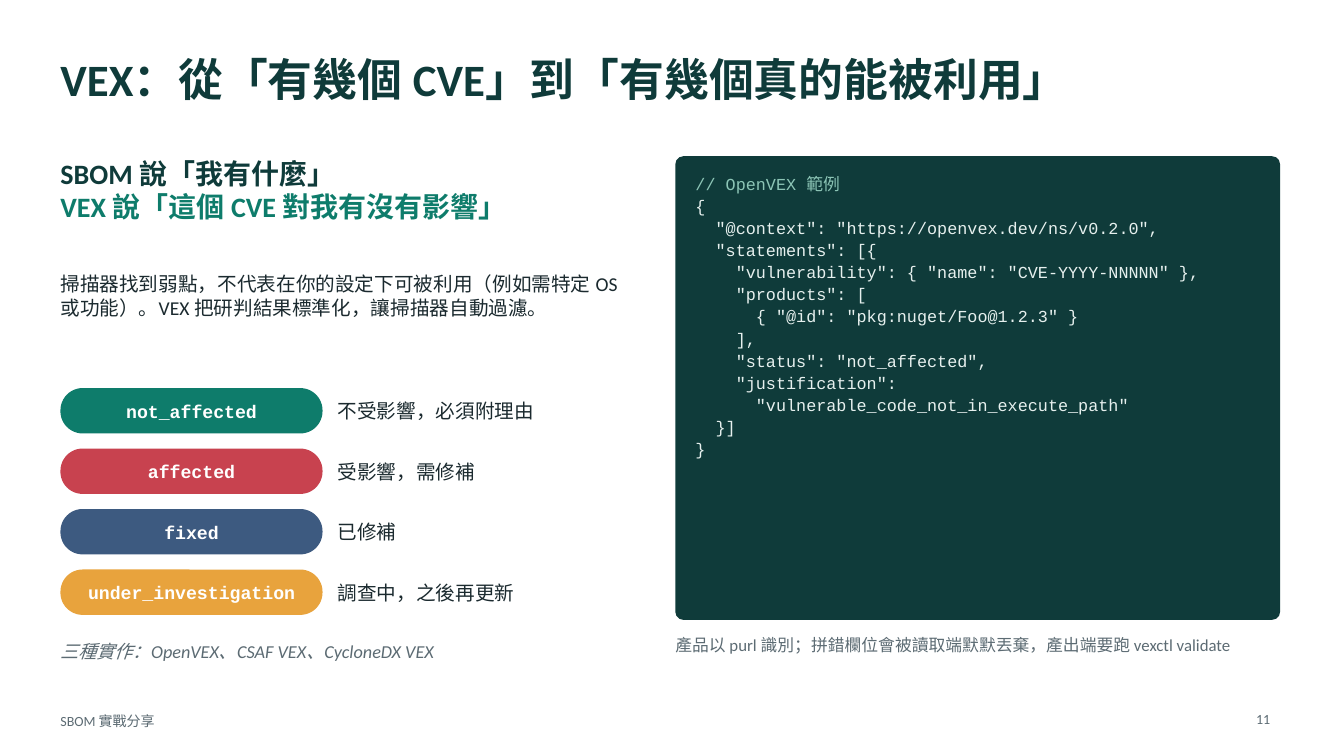
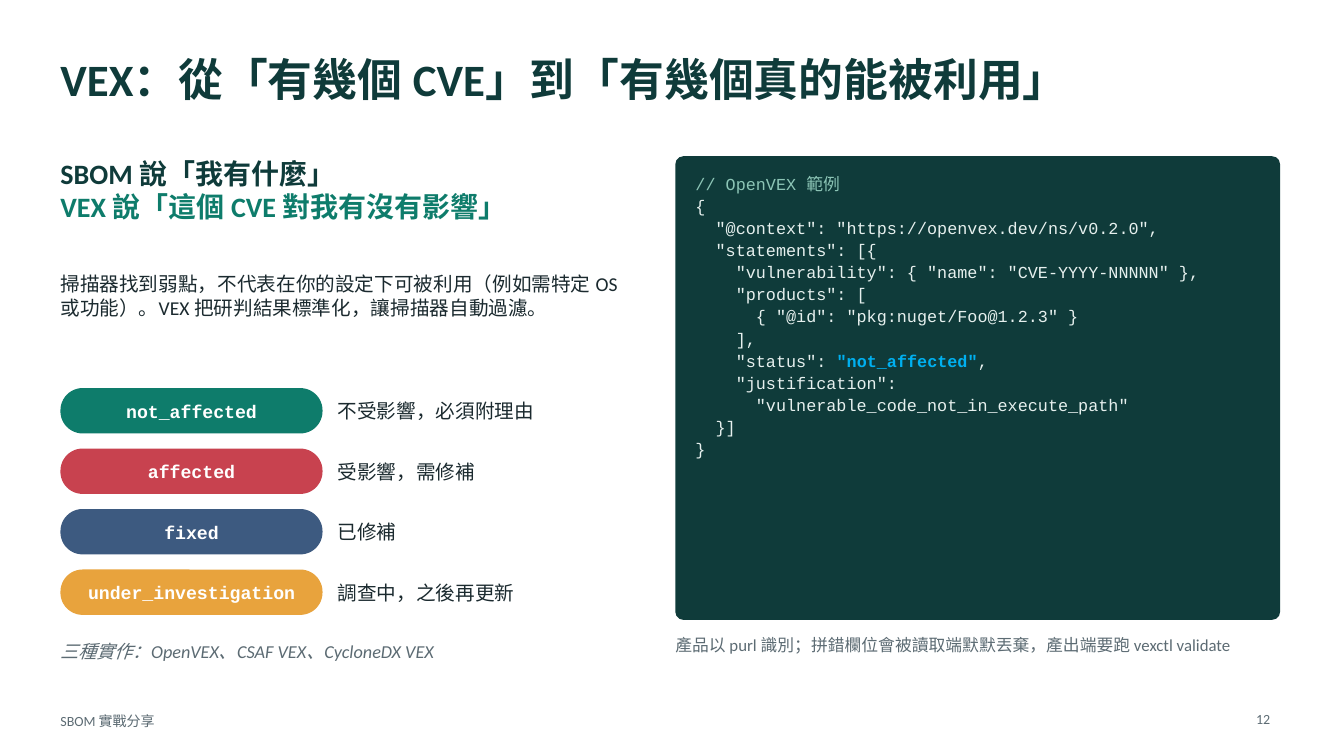
Before and after one commit to relyky/SBOM-, a slide deck: slide 12 of outputs/sbom-practice-talk.pptx (slide 11 before the commit). Drawn at 1344x756 pixels with LibreOffice and Linux fonts; fonts in the diff are those of the drawing. Boxes give left, top, right and bottom in pixels: in the first picture for what was removed or moved away, otherwise in the second. Text is boxed around its words. In the diff, an @@ line names an element or a change of style, - is before the commit and + after.

```diff
--- a/outputs/sbom-practice-talk.pptx
+++ b/outputs/sbom-practice-talk.pptx
@@ text at <box>736,354,988,370</box>: text colour #E6F0EE to #00B0F0, bold on in ""not_affected"," @@
@@ page number at <box>1256,715,1270,724</box>: text changed @@
-11
+12
```
Also in this commit, not shown: 8 other slides changed, 1 slide added.
